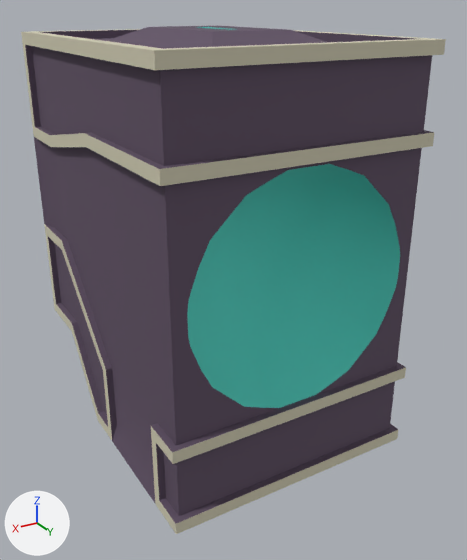
The FBX model Assets/Models/Environnement/Arc/OBJ_Arc_triomphe5.fbx: old version first, new version second.
Both versions are drawn from a camera (50 mm lens) standing at (23.7, 42.8, 32.7) and looking at (-0.7, 2.1, 12.3). The axes (+X, +Y, +Z) are drawn at lower left. The lights are the same throughout.

Objects in the first picture: 'Top_arche1'.
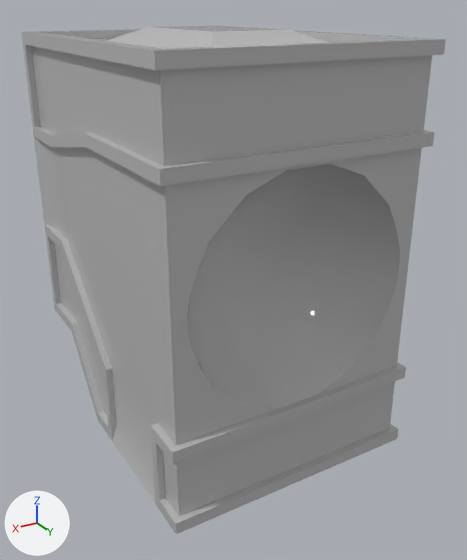
The change, as a list of edits to the scene's bpy script:
```text
Add mat_material__66:
    mat_material__66 = principled_material('Material #66')
    mat_material__66.base_color = (0.5, 0.5, 0.5)  # grey #bcbcbc
    mat_material__66.roughness = 0.0
Change me_mesh:
    where me_mesh.from_pydata(...)  # 272 vertices, 279 faces; spans x -204.0..204.0, y -252.0..252.0, z 0.0..508.0
    used by ob_top_arche1; location = (0.0, 0.0, 0.0); rotation_euler = (0.0, -3.142, 0.0), in degrees (0, -180, 0); scale = (-0.049, -0.0497, -0.061)
    me_mesh part 1: all 62 faces that had it switch from mat_metal01 (light grey #d3ceb5) to mat_material__66 (grey #bcbcbc)
    me_mesh part 2: all 157 faces that had it switch from mat_metal02 (dark purple #5f4f63) to mat_material__66 (grey #bcbcbc)
    me_mesh part 3: all 60 faces that had it switch from mat_metal03 (cyan #5ad8ca) to mat_material__66 (grey #bcbcbc)
```

What differs and where, as boxes [x1, y1, x2, y2] in the pictures (467 x 560 px):
part 1 of me_mesh, recoloured: [21, 29, 446, 534] in both
part 2 of me_mesh, recoloured: [25, 25, 433, 524] in both
part 3 of me_mesh, recoloured (cyan to grey): [187, 27, 400, 408] in both
